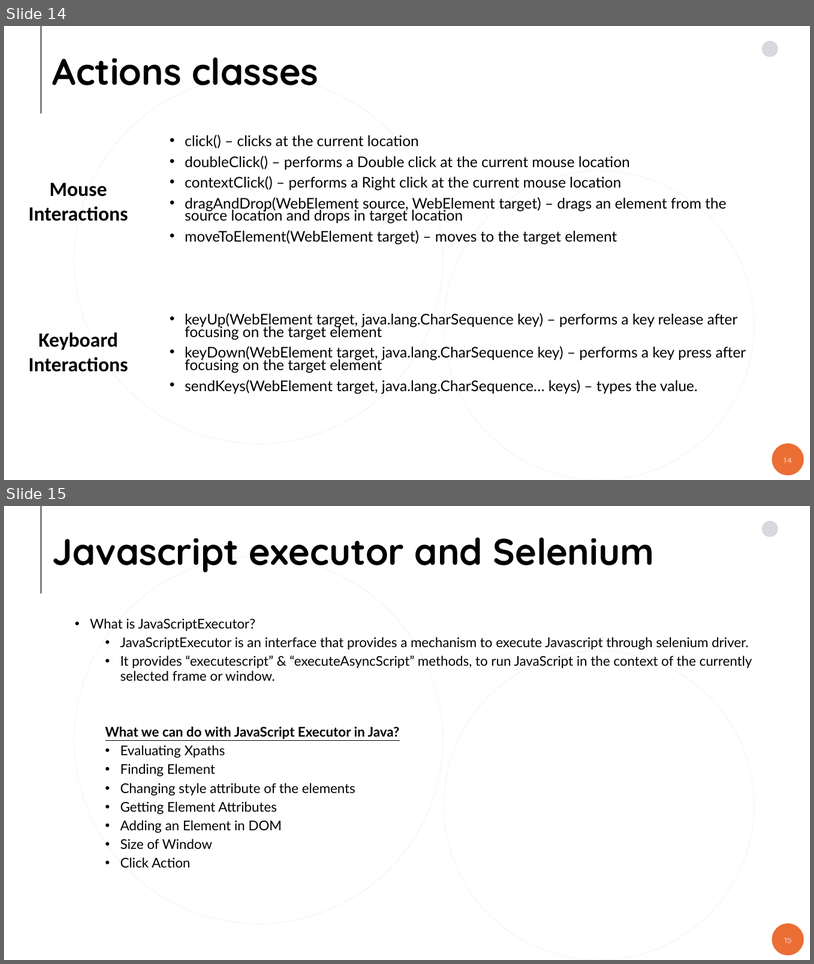
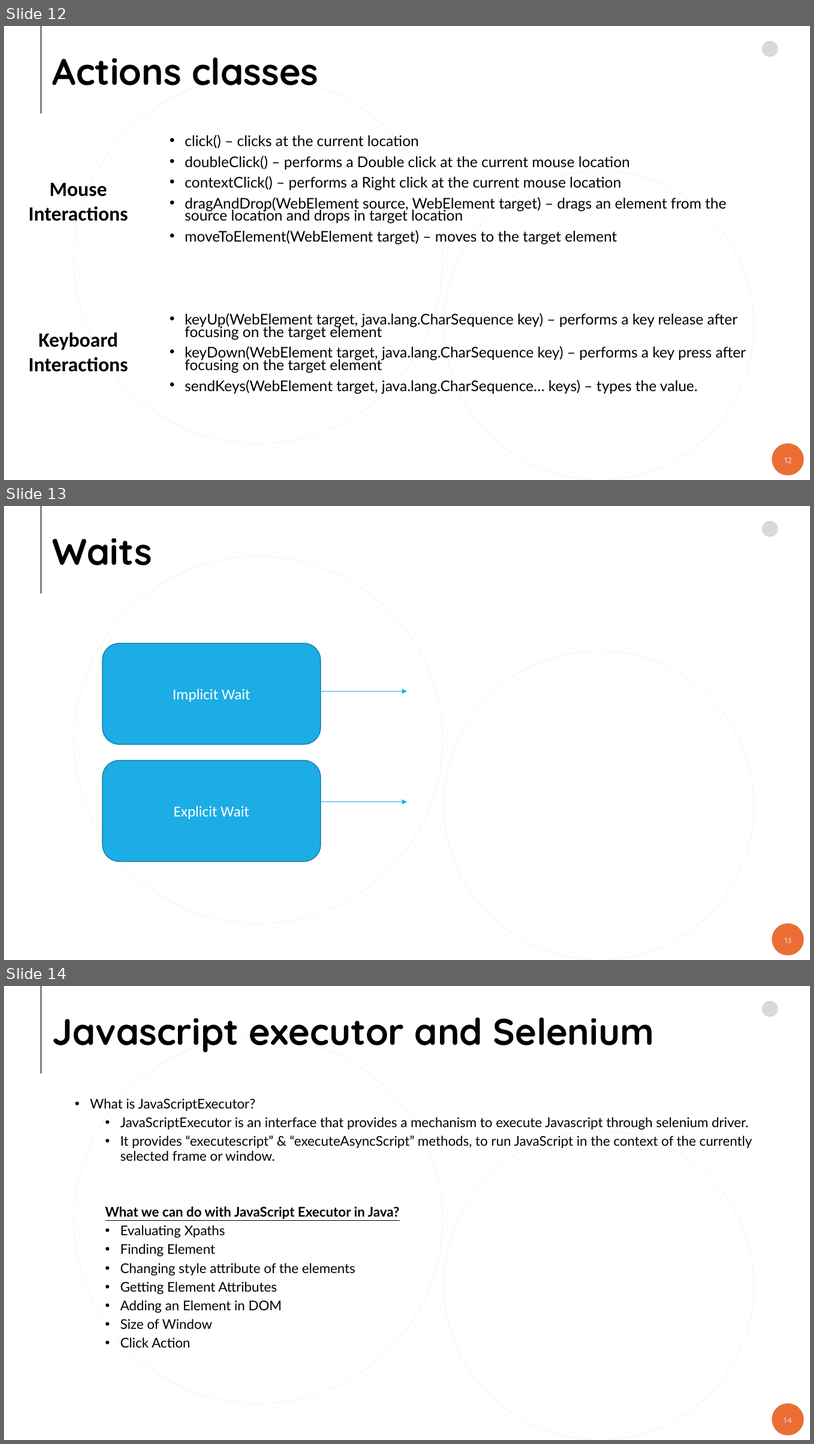
Before and after one commit to ashwinbalajiks/pragra-docs, a slide deck: Selenium/Pragra_Selenium_Draft.pptx. Shown one above the other, each under a label of ours: slides 14 and 15 before the commit, slides 12, 13 and 14 after it. The pictures are 814x964 and 814x1444 pixels, drawn with LibreOffice and Linux fonts; fonts in the diff are those of the drawing; background and template pictures are left out. Boxes give left, top, right and bottom in pixels: in the first picture for what was removed or moved away, otherwise in the second. Text is boxed around its words. In the diff, an @@ line names an element or a change of style, - is before the commit and + after.

```diff
--- a/Selenium/Pragra_Selenium_Draft.pptx
+++ b/Selenium/Pragra_Selenium_Draft.pptx
@@ slide 13 added at <box>4,506,810,960</box>, background #FFFFFF; not listed: 6 template elements that a slide beside it also shows @@
@@ title added at <box>53,538,153,565</box>, 44 pt, text #000000, bold @@
+Waits
@@ rounded rectangle added at <box>102,643,321,744</box>, fill #1CADE4, outline #1580A9 1 pt, 18 pt, text #FFFFFF @@
+Implicit Wait
@@ arrow added from (315, 691) to (408, 691), #1CADE4 0.5 pt @@
@@ rounded rectangle added at <box>102,760,321,861</box>, fill #1CADE4, outline #1580A9 1 pt, 18 pt, text #FFFFFF @@
+Explicit Wait
@@ arrow added from (315, 802) to (408, 802), #1CADE4 0.5 pt @@
@@ what was slide 14 is now slide 12 @@
@@ page number at <box>785,457,792,463</box>: text changed @@
-14
+12
@@ what was slide 15 is now slide 14 @@
@@ page number at <box>784,1417,793,1423</box>: text changed @@
-15
+14
```
Also in this commit, not shown: 2 slides removed, 3 other files.
